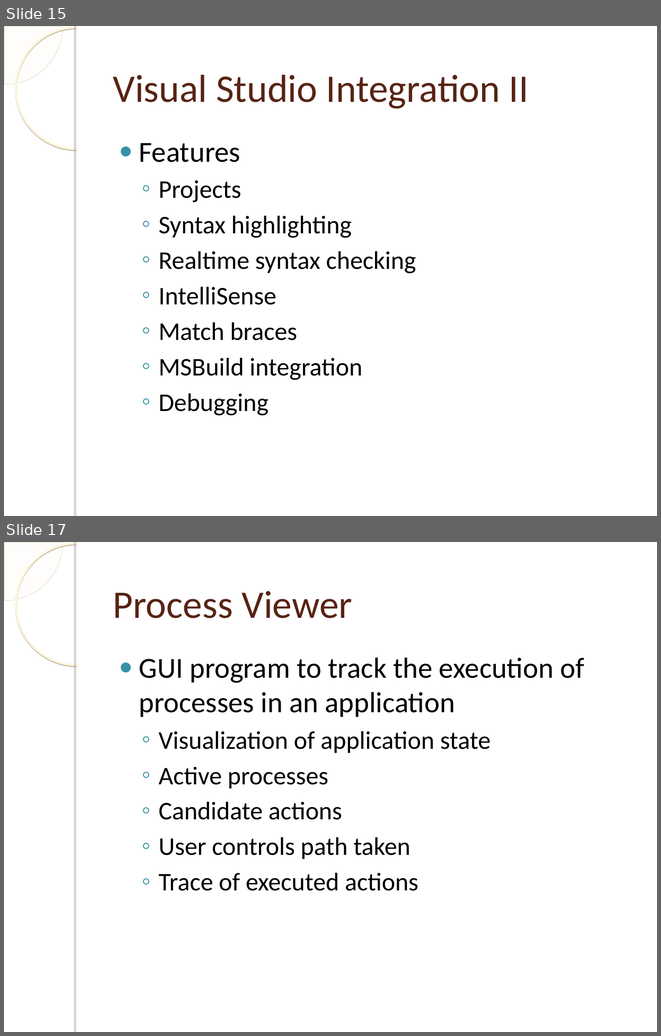
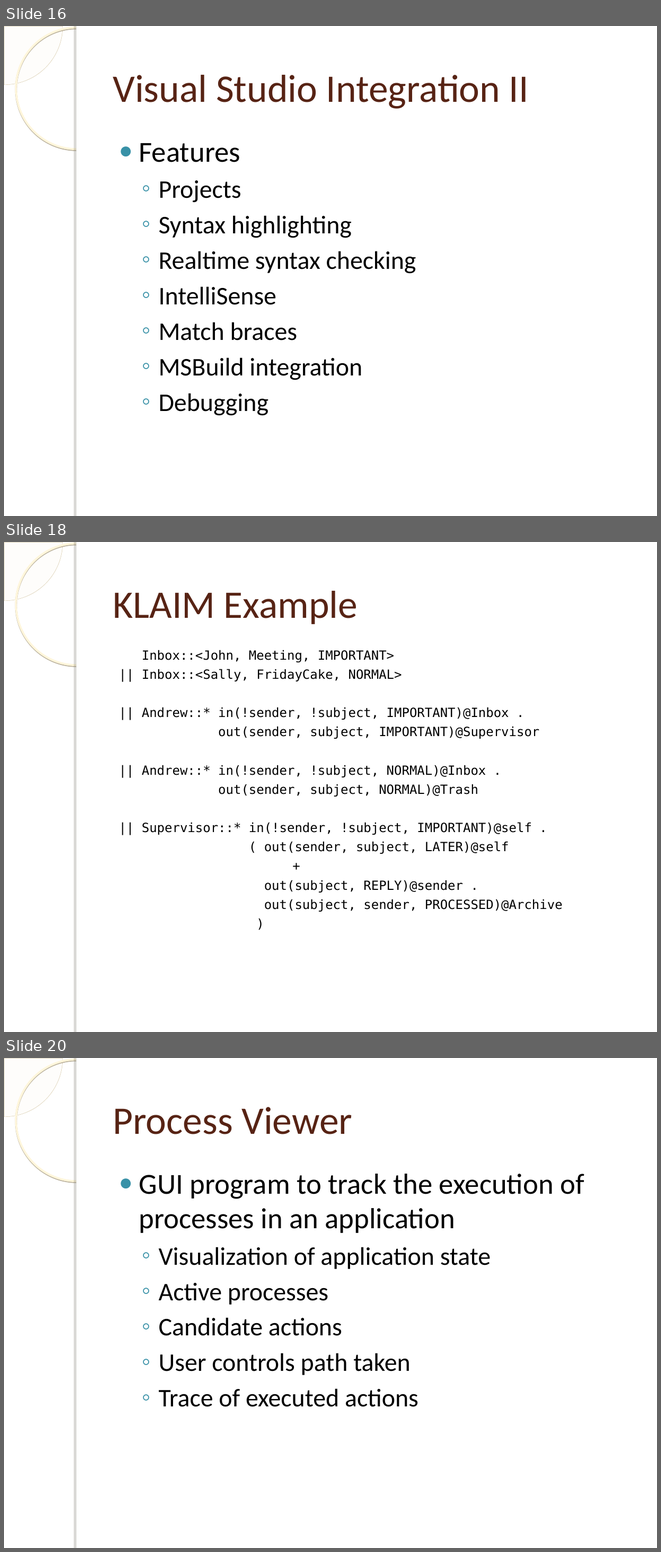
Before and after one commit to einaregilsson/Process-Language-Runtime, a slide deck: presentation.ppt. Shown one above the other, each under a label of ours: slides 15 and 17 before the commit, slides 16, 18 and 20 after it; the slides between them are not shown. The pictures are 661x1036 and 661x1552 pixels, drawn with LibreOffice and Linux fonts; fonts in the diff are those of the drawing; background and template pictures are left out. Boxes give left, top, right and bottom in pixels: in the first picture for what was removed or moved away, otherwise in the second. Text is boxed around its words. In the diff, an @@ line names an element or a change of style, - is before the commit and + after.

```diff
--- a/presentation.ppt
+++ b/presentation.ppt
@@ slide 18 added at bbox=[4, 542, 657, 1032], background picture (left out); not listed: 4 template elements that a slide beside it also shows @@
@@ title added at bbox=[113, 591, 358, 624], 43 pt, text #572314 @@
+KLAIM Example
@@ text added at bbox=[142, 650, 563, 911], 14 pt, text #000000 @@
+Inbox::<John, Meeting, IMPORTANT>
+|| Inbox::<Sally, FridayCake, NORMAL>
+|| Andrew::* in(!sender, !subject, IMPORTANT)@Inbox .
+out(sender, subject, IMPORTANT)@Supervisor
+|| Andrew::* in(!sender, !subject, NORMAL)@Inbox .
+out(sender, subject, NORMAL)@Trash
+|| Supervisor::* in(!sender, !subject, IMPORTANT)@self .
+( out(sender, subject, LATER)@self
++
+out(subject, REPLY)@sender .
+out(subject, sender, PROCESSED)@Archive
+)
@@ what was slide 15 is now slide 16 @@
@@ what was slide 17 is now slide 20 @@
```
Also in this commit, not shown: 3 slides changed, 4 other slides added, 1 slide removed.
